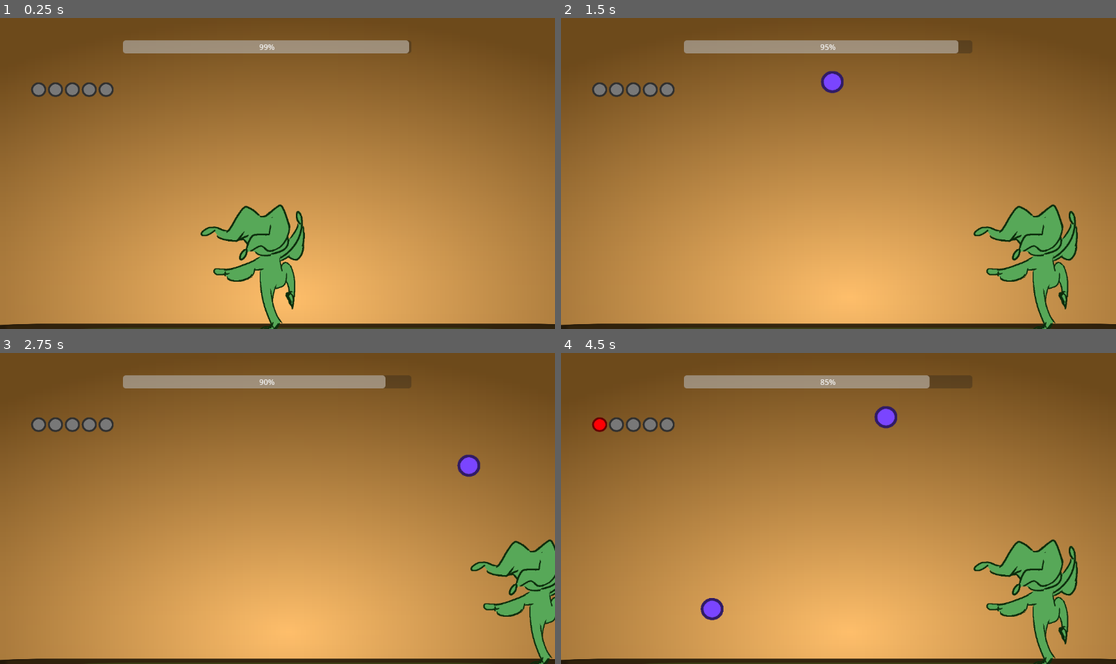
Above: before the commit, frames 1-4 (two rows, left to right).
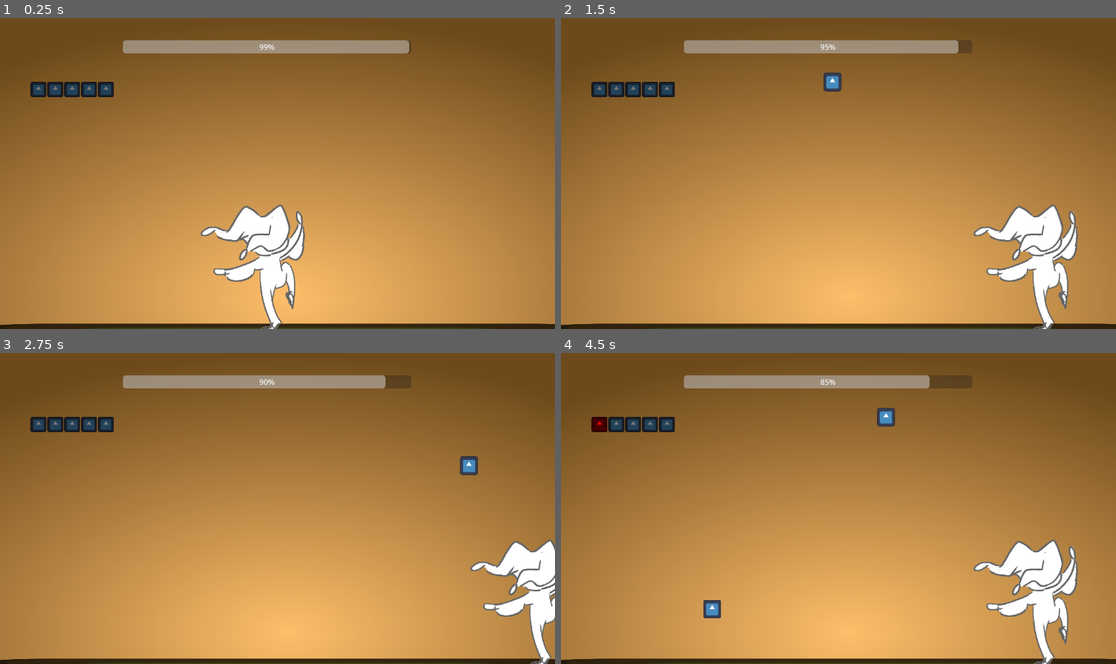
Above: after the commit, the same moments.

Repository: S1lv3rn/GGJ2024
Game: Godot game, scene res://fallingBalls/falling_balls.tscn
The game is run twice, just before and just after one commit, with the same random seed, the same clock (stepped at 60 frames per second) and the same inputs. This scene is started directly instead of the project's main scene. The engine's default icon, where the game draws it, is replaced by a stand-in: a white triangle on a blue panel in a dark square.
Inputs (mouse positions are in pixels of both pictures, inside the frame that each line leads up to):
- Up to frame 1 (0.25 s): no input
- Up to frame 2 (1.5 s): tap Enter at 0.5 s; move the mouse to (960, 157) at 0.52 s; press the mouse at (960, 157) at 0.53 s; hold Right (right) 0.53-1.28 s; move the mouse to (727, 189) at 1.27 s; release the mouse at (727, 189) at 1.28 s; hold Left (left) from 1.28 s (still down); click (727, 189) at 1.35 s
- Up to frame 3 (2.75 s): move the mouse to (333, 440) at 2.02 s; release Left (left) at 2.03 s; press the mouse at (333, 440) at 2.03 s; hold Right (right) from 2.03 s (still down)
- Up to frame 4 (4.5 s): move the mouse to (810, 570) at 2.77 s; release the mouse at (810, 570) at 2.78 s; click (810, 570) at 2.85 s; move the mouse to (1005, 555) at 3.52 s; release Right (right) at 3.53 s; press the mouse at (1005, 555) at 3.53 s; hold Left (left) from 3.53 s (still down); move the mouse to (672, 461) at 4.27 s; release the mouse at (672, 461) at 4.28 s; click (672, 461) at 4.35 s

The runs differ from the first frame. In frame 1, 3.8% of the frame differs, in the area x 5-55%, y 20-100%; in frame 2, 4.0%; in frame 3, 3.4%; in frame 4, 4.3%, in the area x 5-94%, y 16-100%.

Commit message:
collision sound

Diff:
--- a/characters/jesture.gd
+++ b/characters/jesture.gd
@@ -11,4 +11,5 @@
 
 func _on_area_entered(area):
 	if area.is_in_group("ball"):
+		%sound.play()
 		area.queue_free()
--- a/characters/jesture.tscn
+++ b/characters/jesture.tscn
@@ -1,8 +1,9 @@
-[gd_scene load_steps=5 format=3 uid="uid://b54vgidlm44hk"]
+[gd_scene load_steps=6 format=3 uid="uid://b54vgidlm44hk"]
 
 [ext_resource type="Script" path="res://characters/jesture.gd" id="1_8ov1q"]
 [ext_resource type="Texture2D" uid="uid://cpu1jx3xofm0u" path="res://Art/jester-fill-draft.png" id="2_pd0sa"]
 [ext_resource type="Texture2D" uid="uid://d3iitd64u63sg" path="res://Art/jester-line-draft.png" id="3_ri6dn"]
+[ext_resource type="AudioStream" uid="uid://cm8s3abkx7xoq" path="res://Sounds/boop.wav" id="4_ugjn4"]
 
 [sub_resource type="RectangleShape2D" id="RectangleShape2D_xd4si"]
 size = Vector2(234, 376)
@@ -11,7 +12,6 @@
 script = ExtResource("1_8ov1q")
 
 [node name="Jesture" type="Sprite2D" parent="."]
-modulate = Color(0.341176, 0.658824, 0.345098, 1)
 position = Vector2(10, 0)
 
 [node name="Jester-fill-draft" type="Sprite2D" parent="Jesture"]
@@ -19,7 +19,6 @@
 texture = ExtResource("2_pd0sa")
 
 [node name="Jester-line-draft" type="Sprite2D" parent="Jesture"]
-modulate = Color(0.341176, 0.658824, 0.345098, 1)
 position = Vector2(22, 10)
 texture = ExtResource("3_ri6dn")
 
@@ -27,4 +26,8 @@
 position = Vector2(-3, 19)
 shape = SubResource("RectangleShape2D_xd4si")
 
+[node name="sound" type="AudioStreamPlayer" parent="."]
+unique_name_in_owner = true
+stream = ExtResource("4_ugjn4")
+
 [connection signal="area_entered" from="." to="." method="_on_area_entered"]
--- a/fallingBalls/ball.tscn
+++ b/fallingBalls/ball.tscn
@@ -1,8 +1,7 @@
-[gd_scene load_steps=5 format=3 uid="uid://bsr37nj4uhhix"]
+[gd_scene load_steps=4 format=3 uid="uid://bsr37nj4uhhix"]
 
 [ext_resource type="Texture2D" uid="uid://bnmy8k31d3ehd" path="res://icon.svg" id="1_pjarq"]
 [ext_resource type="Script" path="res://fallingBalls/ball.gd" id="1_vwjh3"]
-[ext_resource type="Texture2D" uid="uid://1mti63gye1u6" path="res://Art/ball.png" id="2_esfmi"]
 
 [sub_resource type="CircleShape2D" id="CircleShape2D_xjlru"]
 radius = 28.1603
@@ -13,14 +12,7 @@
 [node name="CollisionShape2D" type="CollisionShape2D" parent="."]
 shape = SubResource("CircleShape2D_xjlru")
 
-[node name="Ball" type="Sprite2D" parent="."]
-modulate = Color(0.478431, 0.270588, 1, 1)
-position = Vector2(146, 152)
-scale = Vector2(0.759277, 0.759277)
-texture = ExtResource("2_esfmi")
-
 [node name="Icon" type="Sprite2D" parent="."]
-visible = false
 scale = Vector2(0.287, 0.3)
 texture = ExtResource("1_pjarq")
 
--- a/main_game.gd
+++ b/main_game.gd
@@ -19,7 +19,7 @@
 
 
 var stg3GoodTxt = ["The King is roaring with laughter!", "Looks like you'll keep your head another day!"]
-var stg3MidTxt = ["Another mixed perfomace...", "You barely managed to amuse the King", "The afternoon session may not be so lucky..."]
+var stg3MidTxt = ["Another mixed performance...", "You barely managed to amuse the King", "The afternoon session may not be so lucky..."]
 var stg3BadTxt = ["The king is still angry and doesn't like that you made light of the situation", "You may not be going to court tomorrow", "You may be going anywhere at all..."]
 
 var test = [{"txtArr": stg1Txt, "nxtScene": "res://joke_game.tscn"},
--- a/scorebtn.tscn
+++ b/scorebtn.tscn
@@ -1,10 +1,10 @@
-[gd_scene load_steps=2 format=3 uid="uid://ceuwnvxcecpwc"]
+[gd_scene load_steps=3 format=3 uid="uid://ceuwnvxcecpwc"]
 
-[ext_resource type="Texture2D" uid="uid://1mti63gye1u6" path="res://Art/ball.png" id="1_a6nhj"]
+[ext_resource type="Texture2D" uid="uid://bnmy8k31d3ehd" path="res://icon.svg" id="1_73mtt"]
 
-[node name="scorebtn" type="Node2D"]
-scale = Vector2(0.5, 0.5)
+[sub_resource type="CanvasItemMaterial" id="CanvasItemMaterial_niu7m"]
 
-[node name="sprite" type="Sprite2D" parent="."]
-position = Vector2(193, 201)
-texture = ExtResource("1_a6nhj")
+[node name="scorebtn" type="Sprite2D"]
+material = SubResource("CanvasItemMaterial_niu7m")
+scale = Vector2(0.257813, 0.25)
+texture = ExtResource("1_73mtt")
Not shown, added: Sounds/boop.wav.import
Not shown, added: Sounds/boop.wav
